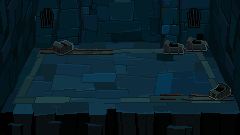
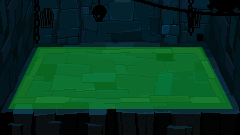
Layer changes from the first 240 x 135 image to the second:
showed group "Areas" (1 layers) over <box>8,44,234,109</box>
painted on "Walk area" over <box>8,44,234,109</box>
added group "Foreground.png" with 5 layers above "View1.png" over <box>34,0,240,44</box>
added layer "Cable 0002" in group "Foreground.png" over <box>134,0,240,16</box>
added layer "Cadena copy" in group "Foreground.png" over <box>188,0,195,36</box>
added layer "Cadena" in group "Foreground.png" over <box>34,0,40,44</box>
added layer "Engranaje" in group "Foreground.png" over <box>207,0,240,16</box>
added layer "Calavera 0001" in group "Foreground.png" over <box>92,0,107,22</box>
removed layer "Layer 2" from group "View1.png" over <box>52,40,74,56</box>
removed layer "Layer 1" from group "View1.png" over <box>209,82,231,101</box>
removed layer "Layer 6 copy" from group "View1.png" over <box>163,40,186,55</box>
removed layer "Layer 6" from group "View1.png" over <box>186,37,209,52</box>
removed layer "Layer 5 copy" from group "View1.png" over <box>160,94,234,101</box>
removed layer "Layer 3" from group "View1.png" over <box>40,48,114,55</box>
